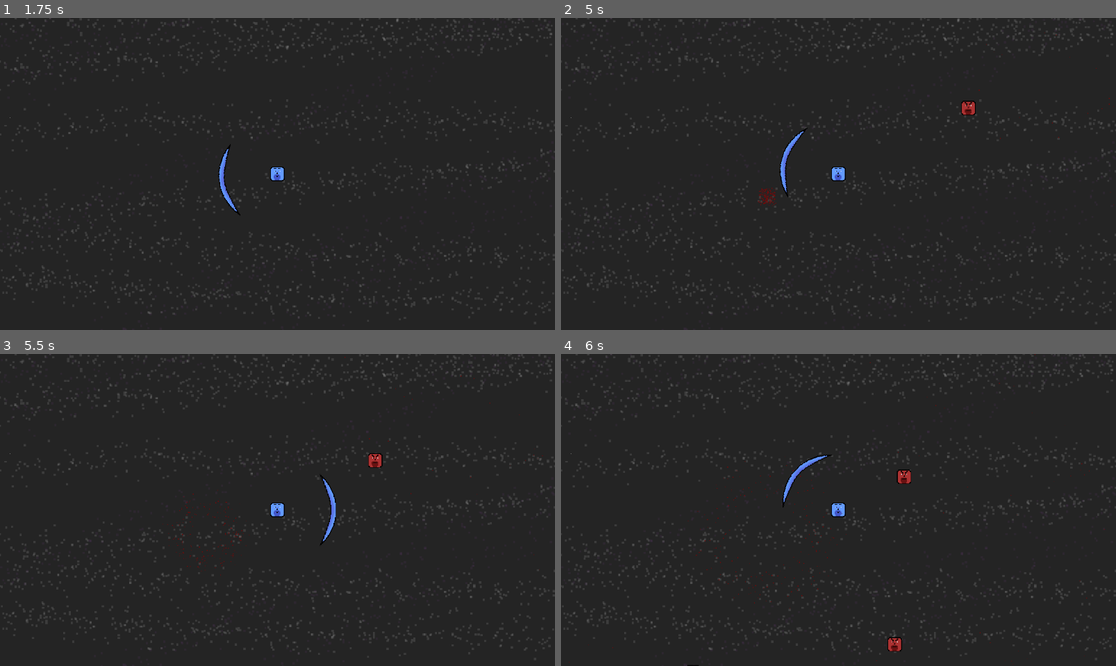
Above: before the commit, frames 1-4 (two rows, left to right).
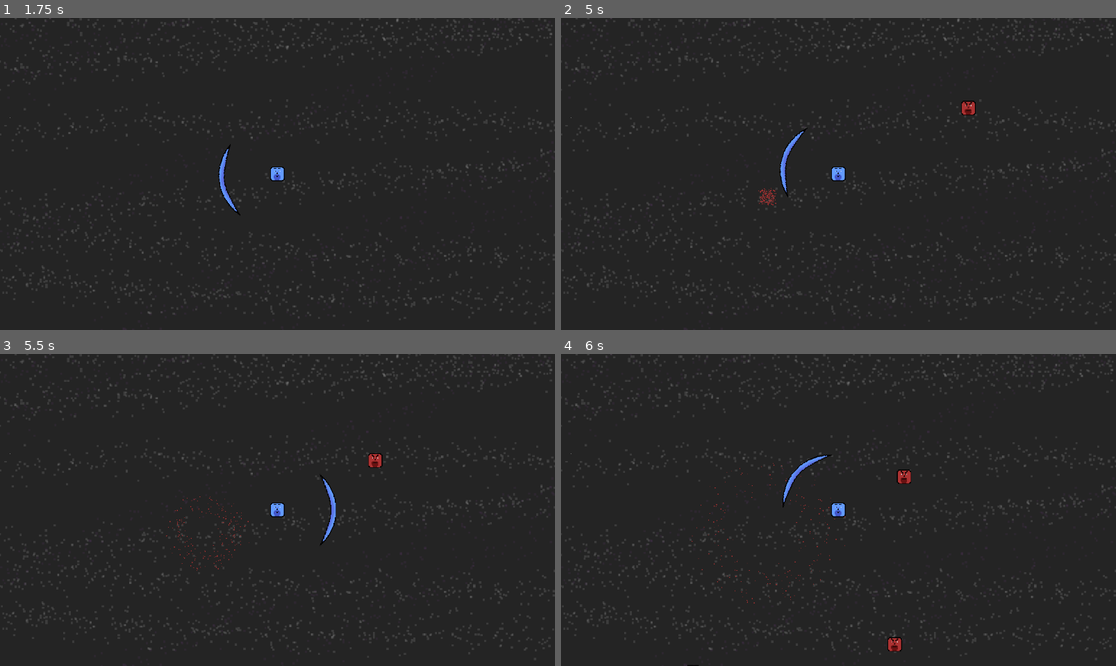
Above: after the commit, the same moments.

Repository: AndrewCromar/onehourgame
Game: Godot game, scene res://scenes/world.tscn
Two runs of this game, one before a commit and one after it. Both use one fixed random seed, a clock stepped at 60 frames per second and the inputs below.
Inputs (mouse positions are in pixels of both pictures, inside the frame that each line leads up to):
- Up to frame 1 (1.75 s): tap Enter at 0.5 s; move the mouse to (399, 158) at 0.52 s; tap Space at 1.25 s; move the mouse to (166, 189) at 1.27 s
- Up to frame 2 (5 s): tap Enter at 2 s; move the mouse to (894, 105) at 2.02 s; move the mouse to (810, 236) at 2.77 s; move the mouse to (1005, 220) at 3.52 s; move the mouse to (672, 127) at 4.27 s
- Up to frame 3 (5.5 s): move the mouse to (305, 510) at 5.02 s
- Up to frame 4 (6 s): move the mouse to (755, 432) at 5.77 s

Frame 1 is identical in both runs. In frame 2, 0.1% of the frame differs, in the area x 35-100%, y 4-61%; in frame 3, 0.2%; in frame 4, 0.2%, in the area x 1-98%, y 0-100%.

Commit message:
order objects

Diff:
--- a/godot-project/scenes/entities/enemy.tscn
+++ b/godot-project/scenes/entities/enemy.tscn
@@ -13,6 +13,7 @@
 script = ExtResource("1_md0e3")
 
 [node name="Sprite2D" type="Sprite2D" parent="." unique_id=1206238114]
+z_index = -1
 texture = ExtResource("2_md0e3")
 
 [node name="CollisionShape2D" type="CollisionShape2D" parent="." unique_id=1085251826]
@@ -20,6 +21,8 @@
 
 [node name="Particles" type="CPUParticles2D" parent="." unique_id=938057475]
 unique_name_in_owner = true
+z_index = -2
+emitting = false
 amount = 200
 lifetime = 10.0
 one_shot = true
@@ -30,7 +33,6 @@
 gravity = Vector2(0, 0)
 initial_velocity_min = 50.0
 initial_velocity_max = 100.0
-color = Color(0.6745098, 0.19607843, 0.19607843, 1)
 color_ramp = SubResource("Gradient_67neu")
 hue_variation_min = 0.36
 hue_variation_max = 0.36
--- a/godot-project/scenes/utils/camera_container.tscn
+++ b/godot-project/scenes/utils/camera_container.tscn
@@ -8,5 +8,5 @@
 zoom = Vector2(1.5, 1.5)
 
 [node name="Sprite2D" type="Sprite2D" parent="Camera2D" unique_id=37872159]
-z_index = -1
+z_index = -100
 texture = ExtResource("1_cjfub")
